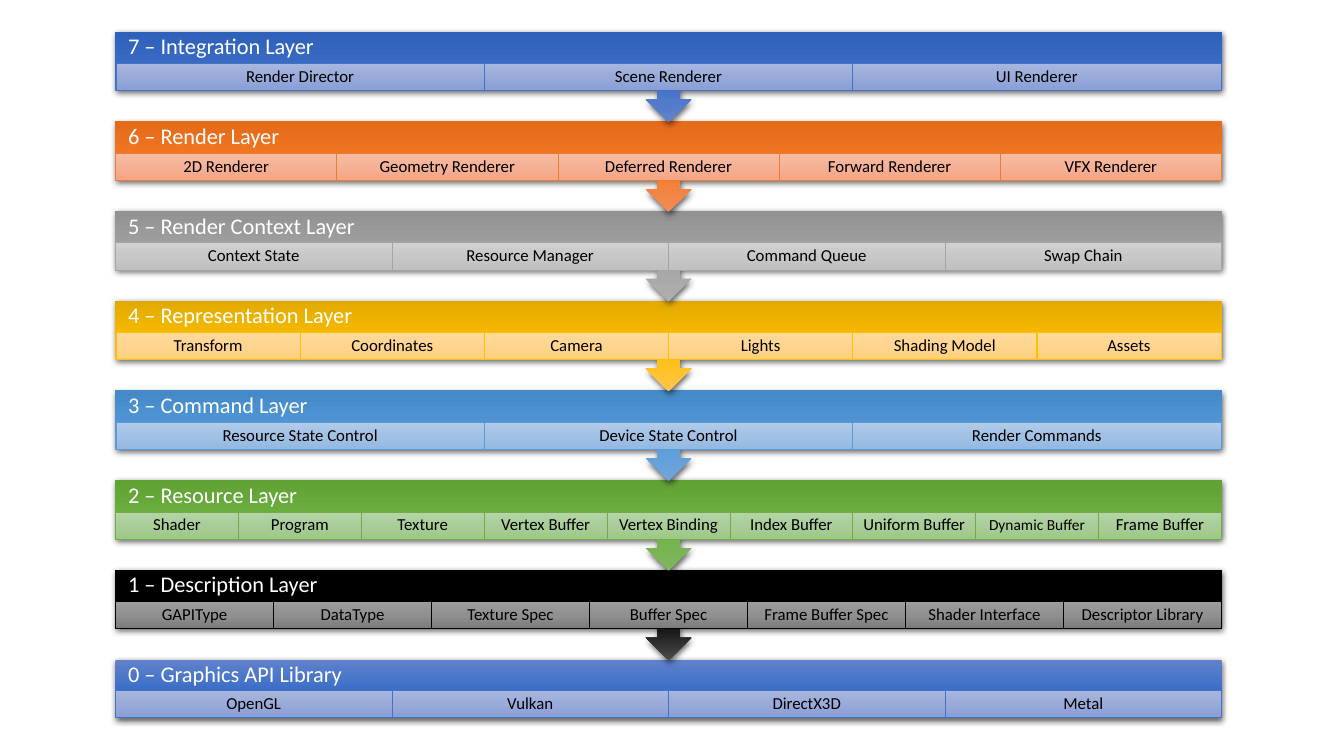
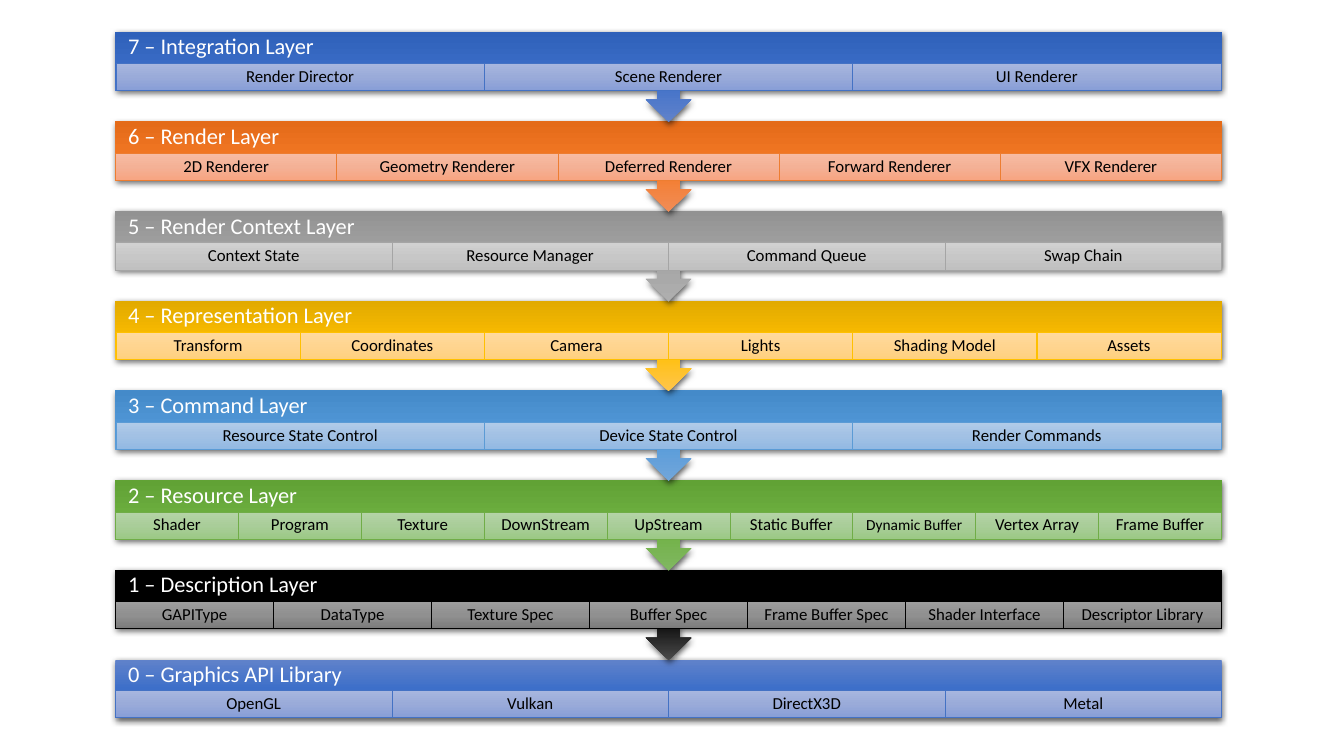
Before and after one commit to pawel-kaleta/FoolsEngine, a slide deck: slide 2 of Documentation/Rendering Architecture.pptx. Drawn at 1344x756 pixels with LibreOffice and Linux fonts; fonts in the diff are those of the drawing. Boxes give left, top, right and bottom in pixels: in the first picture for what was removed or moved away, otherwise in the second. Text is boxed around its words. In the diff, an @@ line names an element or a change of style, - is before the commit and + after.

Commit message:
Changes to Resource Layer - removed Vertex and Index Buffers, added DownStream and StaticBuffer; progress in Command Layer implementation

```diff
--- a/Documentation/Rendering Architecture.pptx
+++ b/Documentation/Rendering Architecture.pptx
@@ text at box(501, 519, 590, 530): text changed @@
-Vertex Buffer
+DownStream
@@ text at box(634, 519, 702, 533): text changed @@
-Vertex Binding
+UpStream
@@ text at box(750, 518, 832, 530): text changed @@
-Index Buffer
+Static Buffer
@@ text "Dynamic Buffer": place and size @@
-text "Dynamic Buffer" at box(989, 519, 1085, 533)
+text "Dynamic Buffer" at box(866, 519, 962, 533)
@@ text removed at box(863, 518, 964, 530) @@
-Uniform Buffer
@@ text added at box(995, 519, 1079, 533), 12 pt, text #000000 @@
+Vertex Array
```
Also in this commit, not shown: 34 other files.
